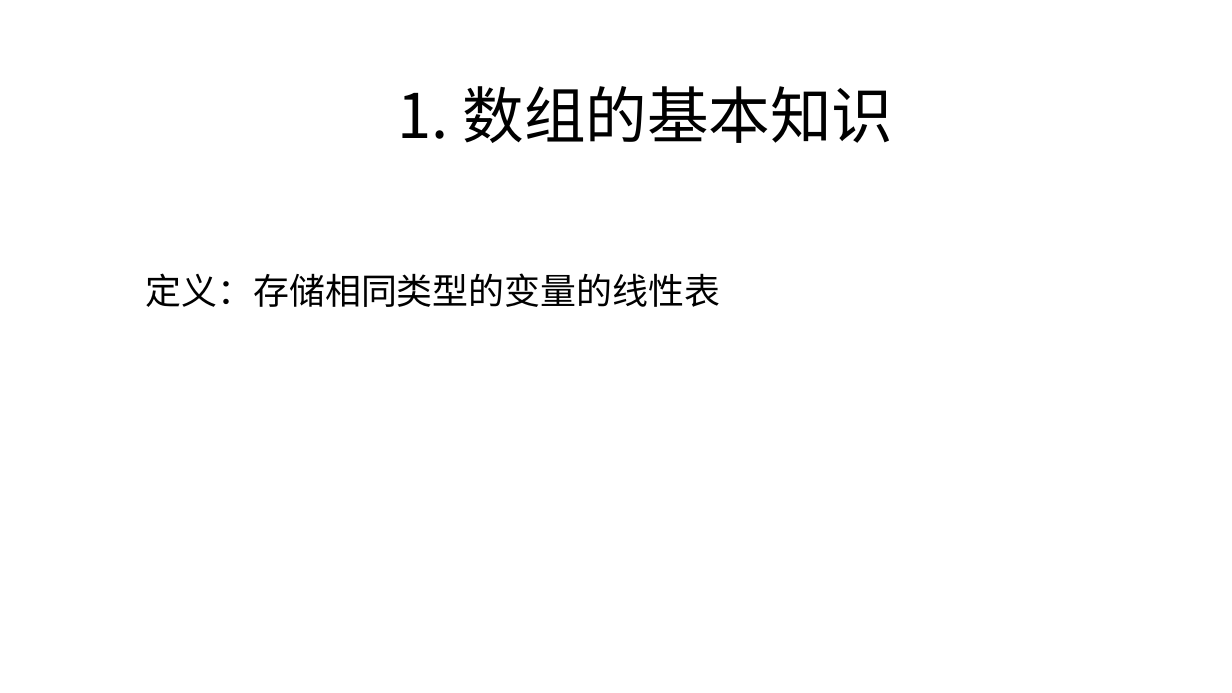
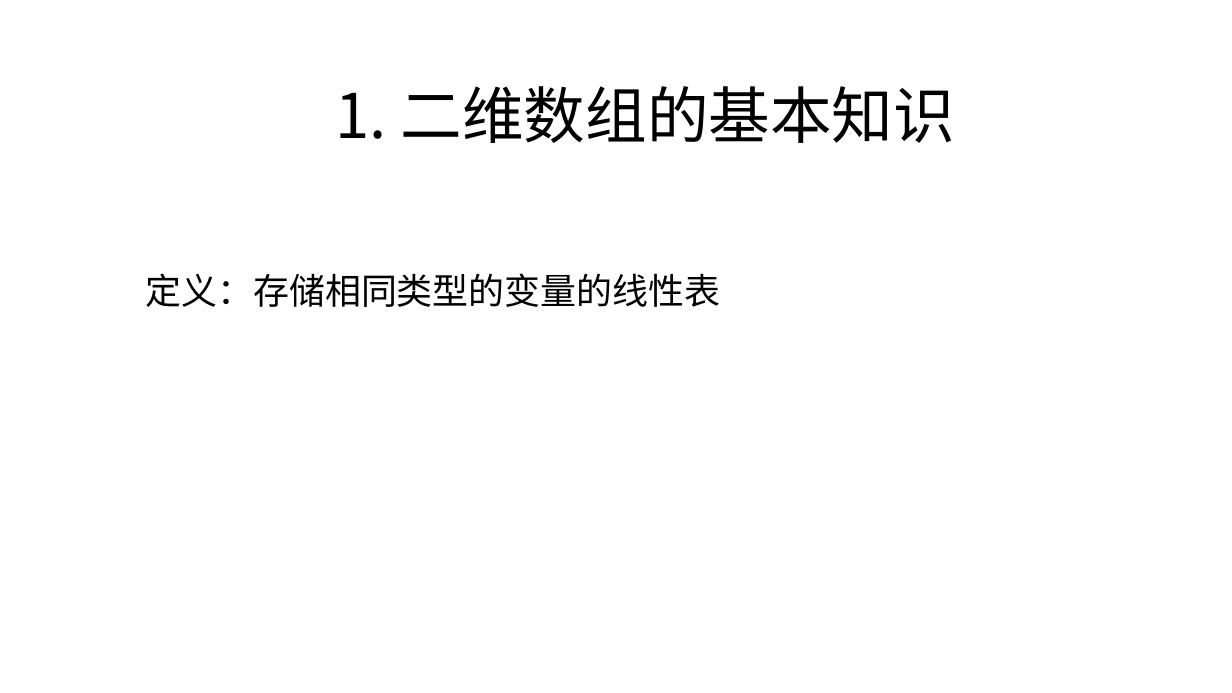
Before and after one commit to zjyesir/hmc_java_1, a slide deck: slide 3 of ppt/8. 二维数组.pptx. Drawn at 1232x693 pixels with LibreOffice and Linux fonts; fonts in the diff are those of the drawing; background and template pictures are left out. Boxes give left, top, right and bottom in pixels: in the first picture for what was removed or moved away, otherwise in the second. Text is boxed around its words. In the diff, an @@ line names an element or a change of style, - is before the commit and + after.

Commit message:
二维数组开头

```diff
--- a/ppt/8. 二维数组.pptx
+++ b/ppt/8. 二维数组.pptx
@@ text at <box>336,86,955,143</box>: text changed @@
-1. 数组的基本知识
+1. 二维数组的基本知识
```
Also in this commit, not shown: 2 other slides changed, 6 other files.
